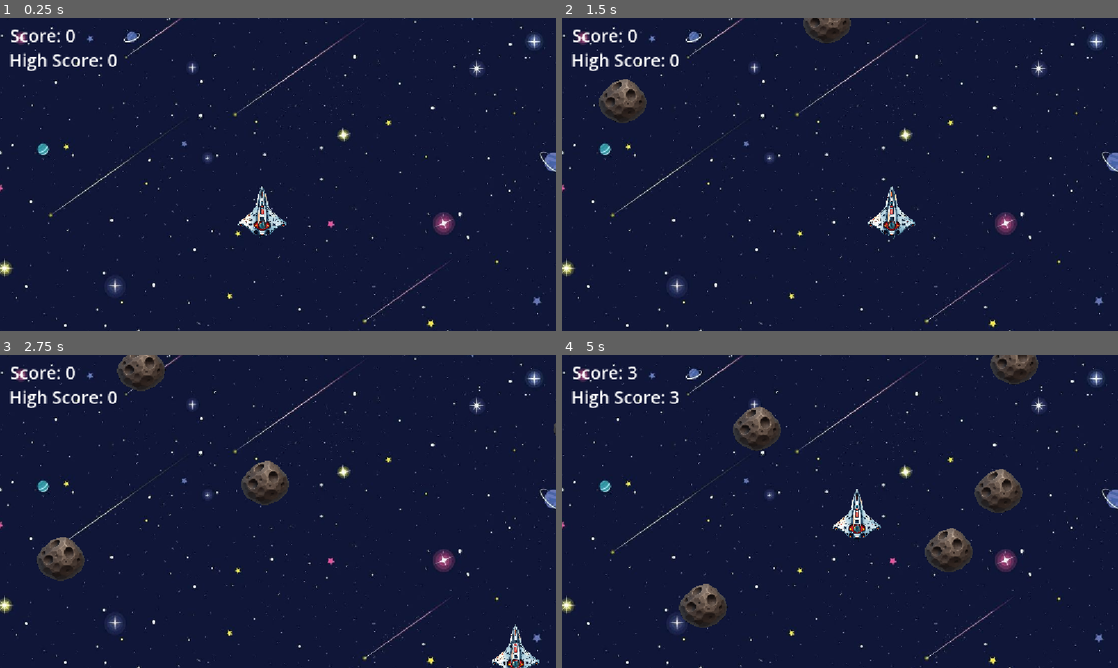
Above: before the commit, frames 1-4 (two rows, left to right).
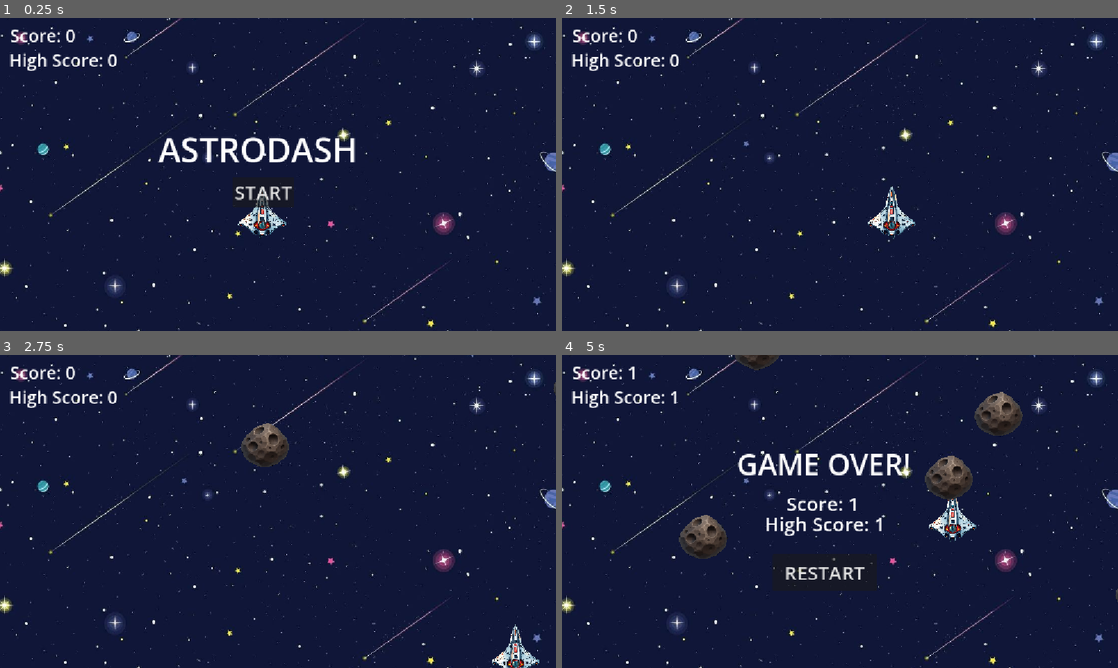
Above: after the commit, the same moments.

Repository: pranjal-irl/astro-dash
Game: Godot game, scene res://main.tscn
Two runs of this game, one before a commit and one after it. Both use one fixed random seed, a clock stepped at 60 frames per second and the inputs below.
Inputs (mouse positions are in pixels of both pictures, inside the frame that each line leads up to):
- Up to frame 1 (0.25 s): no input
- Up to frame 2 (1.5 s): click (823, 193) at 0.5 s, where only the run after the commit has a clickable "START"; tap Enter at 1.25 s; move the mouse to (962, 158) at 1.27 s; hold Right (ui_right) from 1.28 s (still down); tap Alt at 1.35 s; click (962, 158) at 1.42 s
- Up to frame 3 (2.75 s): move the mouse to (166, 527) at 2.02 s; release Right (ui_right) at 2.03 s; hold Down (ui_down) from 2.03 s (still down); tap Shift at 2.1 s
- Up to frame 4 (5 s): move the mouse to (895, 442) at 2.77 s; release Down (ui_down) at 2.78 s; hold Right (ui_right) 2.78-3.53 s; tap Alt at 2.85, 4.35 s; move the mouse to (812, 574) at 3.52 s; hold Up (ui_up) 3.53-4.28 s; tap Shift at 3.6 s; click (812, 574) at 3.67 s; move the mouse to (1006, 558) at 4.27 s; hold Left (ui_left) from 4.28 s (still down)

The runs differ from the first frame. In frame 1, 1.6% of the frame differs, in the area x 28-64%, y 38-61%; in frame 2, 1.4%; in frame 3, 3.3%; in frame 4, 9.7%, in the area x 11-100%, y 0-88%.

Commit message:
added start screen and game over screen

Diff:
--- a/asteroid.gd
+++ b/asteroid.gd
@@ -11,4 +11,4 @@
 
 func _on_body_entered(body: Node2D) -> void:
 	if body.name == "Player":
-		print("GAME OVER")
+		get_tree().current_scene.game_over()
--- a/main.gd
+++ b/main.gd
@@ -1,4 +1,6 @@
 extends Node2D
+
+@onready var game_over_screen = $"CanvasLayer/GameOverScreen"
 
 var score = 0
 var high_score = 0
@@ -26,14 +28,13 @@
 @export var asteroid_scene : PackedScene
 
 func _ready():
-	var asteroid = asteroid_scene.instantiate()
-	add_child(asteroid)
-
+	$Timer.stop()
+	game_over_screen.visible = false
 
 func _on_timer_timeout() -> void:
 	var asteroid = asteroid_scene.instantiate()
 
-	asteroid.position.y = -50
+	asteroid.position.y = -20
 
 	var lane_index = randi_range(0, lanes.size() - 1)
 	var lane = lanes[lane_index]
@@ -42,3 +43,22 @@
 	asteroid.speed = min(200 + time_alive * 10, 1100)
 
 	add_child(asteroid)
+
+
+
+
+func _on_start_pressed() -> void:
+	get_node("CanvasLayer/StartScreen").visible = false
+	$Timer.start()
+
+
+func _on_button_pressed() -> void:
+	get_tree().paused = false
+	get_tree().reload_current_scene()
+
+func game_over():
+	get_tree().paused = true
+	$CanvasLayer/GameOverScreen.visible = true
+
+	$CanvasLayer/GameOverScreen/ScoreLabel.text = "Score: " + str(score)
+	$CanvasLayer/GameOverScreen/HighScoreLabel.text = "High Score: " + str(high_score)
--- a/main.tscn
+++ b/main.tscn
@@ -39,4 +39,80 @@
 theme_override_font_sizes/font_size = 36
 text = "High Score: 0"
 
+[node name="StartScreen" type="Control" parent="CanvasLayer" unique_id=1196519290]
+layout_mode = 3
+anchors_preset = 15
+anchor_right = 1.0
+anchor_bottom = 1.0
+grow_horizontal = 2
+grow_vertical = 2
+
+[node name="AstroDash" type="Label" parent="CanvasLayer/StartScreen" unique_id=850748919]
+layout_mode = 0
+offset_left = 328.0
+offset_top = 224.0
+offset_right = 741.0
+offset_bottom = 320.0
+theme_override_font_sizes/font_size = 70
+text = "ASTRODASH"
+
+[node name="Start" type="Button" parent="CanvasLayer/StartScreen" unique_id=1085228936]
+layout_mode = 0
+offset_left = 482.0
+offset_top = 329.0
+offset_right = 609.0
+offset_bottom = 392.0
+theme_override_font_sizes/font_size = 40
+text = "START"
+
+[node name="GameOverScreen" type="Control" parent="CanvasLayer" unique_id=32942391]
+visible = false
+layout_mode = 3
+anchors_preset = 15
+anchor_right = 1.0
+anchor_bottom = 1.0
+grow_horizontal = 2
+grow_vertical = 2
+
+[node name="GameOver" type="Label" parent="CanvasLayer/GameOverScreen" unique_id=1643717549]
+layout_mode = 1
+anchors_preset = -1
+anchor_right = 0.5
+anchor_bottom = 0.57500005
+offset_left = 362.0
+offset_top = 184.0
+offset_right = 434.0
+offset_bottom = 184.0
+theme_override_font_sizes/font_size = 60
+text = "GAME OVER!"
+
+[node name="ScoreLabel" type="Label" parent="CanvasLayer/GameOverScreen" unique_id=2061279106]
+layout_mode = 0
+offset_left = 465.0
+offset_top = 280.0
+offset_right = 616.0
+offset_bottom = 335.0
+theme_override_font_sizes/font_size = 40
+text = "Score: 0"
+
+[node name="HighScoreLabel" type="Label" parent="CanvasLayer/GameOverScreen" unique_id=1879854902]
+layout_mode = 0
+offset_left = 420.0
+offset_top = 322.0
+offset_right = 670.0
+offset_bottom = 377.0
+theme_override_font_sizes/font_size = 40
+text = "High Score: 0"
+
+[node name="Button" type="Button" parent="CanvasLayer/GameOverScreen" unique_id=1487676312]
+layout_mode = 0
+offset_left = 436.0
+offset_top = 412.0
+offset_right = 653.0
+offset_bottom = 489.0
+theme_override_font_sizes/font_size = 40
+text = "RESTART"
+
 [connection signal="timeout" from="Timer" to="." method="_on_timer_timeout"]
+[connection signal="pressed" from="CanvasLayer/StartScreen/Start" to="." method="_on_start_pressed"]
+[connection signal="pressed" from="CanvasLayer/GameOverScreen/Button" to="." method="_on_button_pressed"]
